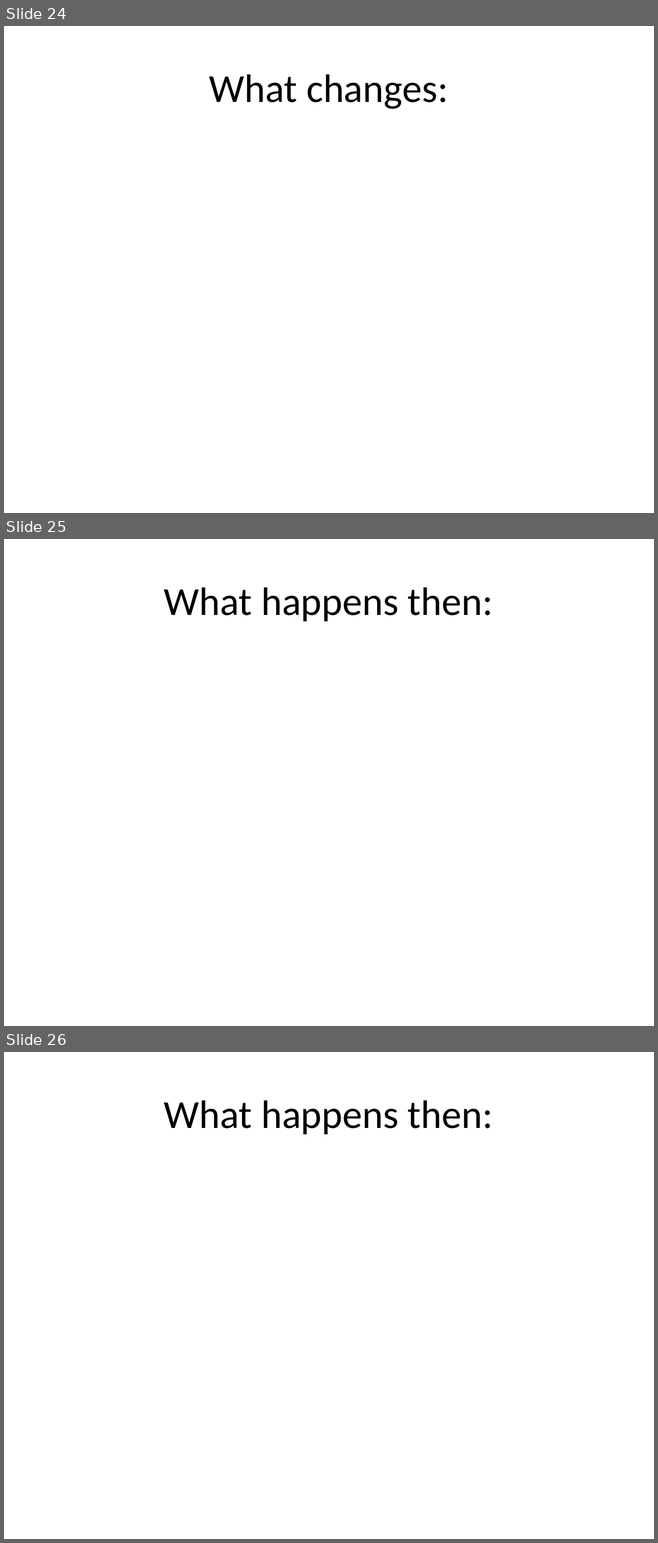
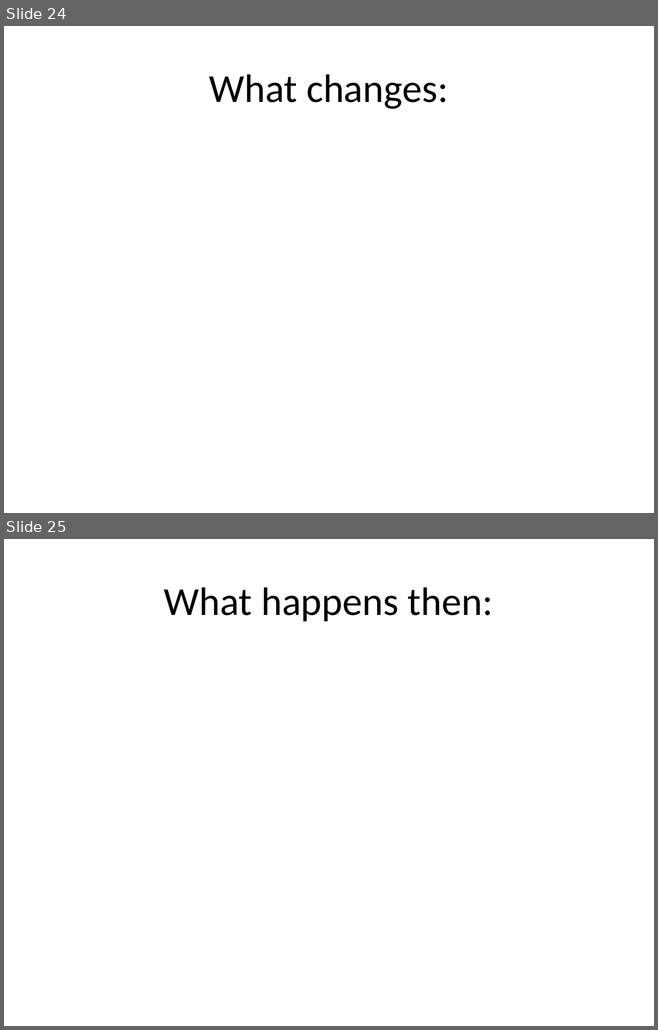
Before and after one commit to vandeyk/SpectralSimulationStudy, a slide deck: Spectral simulation and AI.pptx. Shown one above the other, each under a label of ours: slides 24, 25 and 26 before the commit, slides 24 and 25 after it. The pictures are 658x1543 and 658x1030 pixels, drawn with LibreOffice and Linux fonts; fonts in the diff are those of the drawing; grey boxes stand for pictures. Boxes give left, top, right and bottom in pixels: in the first picture for what was removed or moved away, otherwise in the second. Text is boxed around its words. In the diff, an @@ line names an element or a change of style, - is before the commit and + after.

```diff
--- a/Spectral simulation and AI.pptx
+++ b/Spectral simulation and AI.pptx
@@ slide 25 removed at (x1=4, y1=539, x2=654, y2=1026), background #FFFFFF @@
@@ title removed at (x1=164, y1=587, x2=493, y2=621) @@
-What happens then:
@@ what was slide 26 is now slide 25 @@
```
Also in this commit, not shown: 2 slides changed.
